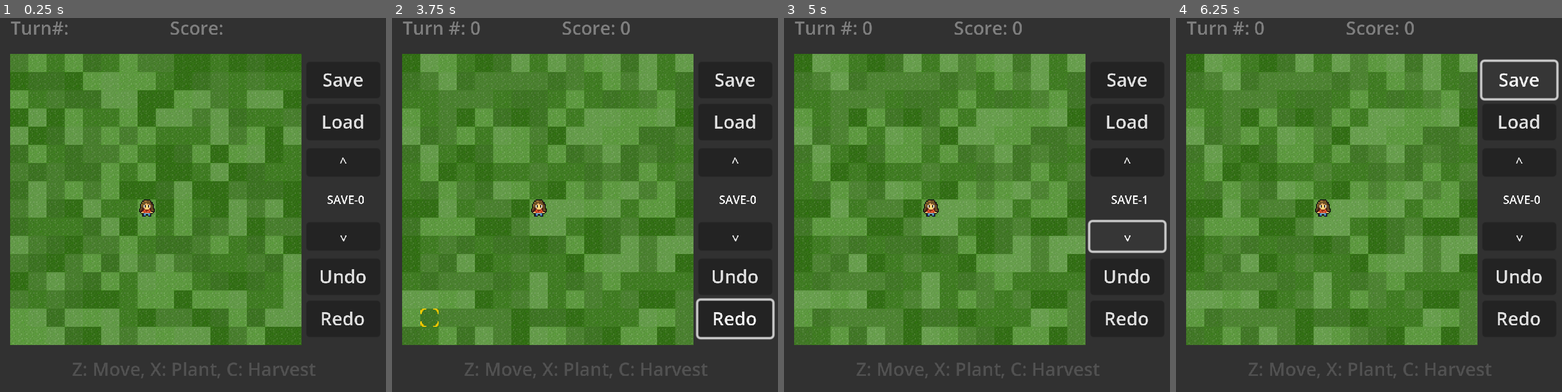
Above: before the commit, frames 1-4 (left to right).
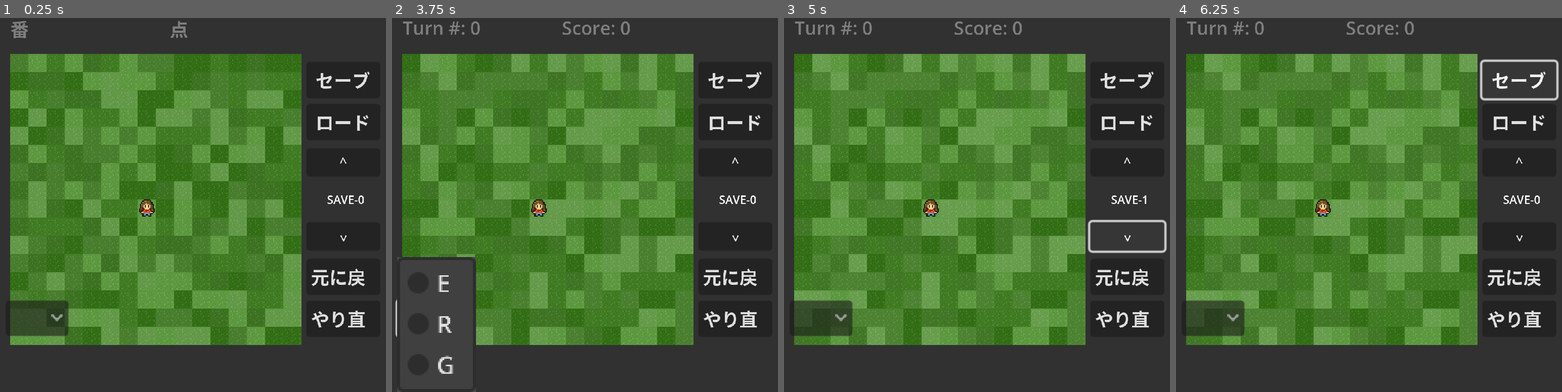
Above: after the commit, the same moments.

Repository: timpt0261/CMPM-121-F0-Proto
Game: Godot game, scene res://scene/main.tscn
The game is run twice, just before and just after one commit, with the same random seed, the same clock (stepped at 60 frames per second) and the same inputs.
Inputs (mouse positions are in pixels of both pictures, inside the frame that each line leads up to):
- Up to frame 1 (0.25 s): no input
- Up to frame 2 (3.75 s): click "Save" (after the commit: "セーブ") at 0.5 s; click "Load" (after the commit: "ロード") at 1.25 s; click "Undo" (after the commit: "元に戻す") at 2 s; click "Redo" (after the commit: "やり直し") at 2.75 s; click (430, 317) at 3.52 s
- Up to frame 3 (5 s): click "^" at 4.25 s
- Up to frame 4 (6.25 s): click "^" at 5 s; click "Save" (after the commit: "セーブ") at 5.75 s

The runs differ from the first frame. In frame 1, 3.6% of the frame differs, in the area x 2-96%, y 0-97%; in frame 2, 6.9%, in the area x 0-100%, y 14-100%; in frame 3, 3.2%; in frame 4, 3.2%.

Commit message:
Basic language init, but readability and UI not working

Diff:
--- a/langs/languages.json
+++ b/langs/languages.json
@@ -1,42 +1,42 @@
-{
-  "en": {
-    "language": "English",
-    "turn": "Turn",
-    "score": "Score",
-    "save": "Save",
-    "load": "Load",
-    "autosave": "AutoSave",
-    "undo": "Undo",
-    "redo": "Redo"
-  },
-  "es": {
-    "language": "Español",
-    "turn": "Turno",
-    "score": "Puntos",
-    "save": "Guardar",
-    "load": "Cargar",
-    "autosave": "Autoguardado",
-    "undo": "Deshacer",
-    "redo": "Rehacer"
-  },
-  "yi": {
-    "language": "יידיש",
-    "turn": "זוג",
-    "score": "פּונקט",
-    "save": "שפּעיך",
-    "load": "לאַדן",
-    "autosave": "אַווטאָסעיוו",
-    "undo": "אויסרעטן",
-    "redo": "רעטורן"
-  },
-    "jp": {
-    "language": "日本語",
-    "turn": "番",
-    "score": "点",
-    "save": "セーブ",
-    "load": "ロード",
-    "autosave": "オートセーブ",
-    "undo": "元に戻す",
-    "redo": "やり直し"
-  }
-}
+[
+	{
+		"language": "English",
+		"turn": "Turn",
+		"score": "Score",
+		"save": "Save",
+		"load": "Load",
+		"autosave": "AutoSave",
+		"undo": "Undo",
+		"redo": "Redo"
+	},
+	{
+		"language": "Español",
+		"turn": "Turno",
+		"score": "Puntos",
+		"save": "Guardar",
+		"load": "Cargar",
+		"autosave": "Autoguardado",
+		"undo": "Deshacer",
+		"redo": "Rehacer"
+	},
+	{
+		"language": "יידיש",
+		"turn": "זוג",
+		"score": "פּונקט",
+		"save": "שפּעיך",
+		"load": "לאַדן",
+		"autosave": "אַווטאָסעיוו",
+		"undo": "אויסרעטן",
+		"redo": "רעטורן",
+	},
+	{
+		"language": "日本語",
+		"turn": "番",
+		"score": "点",
+		"save": "セーブ",
+		"load": "ロード",
+		"autosave": "オートセーブ",
+		"undo": "元に戻す",
+		"redo": "やり直し",
+	}
+]
--- a/scene/main.tscn
+++ b/scene/main.tscn
@@ -191,6 +191,21 @@
 grow_vertical = 2
 text = "Redo"
 clip_text = true
+
+[node name="LanguageOptions" type="OptionButton" parent="game_state_manager/UI"]
+z_index = 20
+layout_mode = 0
+offset_left = 6.0
+offset_top = 261.0
+offset_right = 61.0
+offset_bottom = 292.0
+item_count = 3
+popup/item_0/text = "E"
+popup/item_0/id = 0
+popup/item_1/text = "R"
+popup/item_1/id = 1
+popup/item_2/text = "G"
+popup/item_2/id = 2
 
 [node name="TerrainMap" type="Node2D" parent="game_state_manager"]
 position = Vector2(10, 44)
@@ -231,9 +246,11 @@
 [node name="Labels" type="Node2D" parent="game_state_manager"]
 
 [node name="Controls" type="Label" parent="game_state_manager/Labels"]
-offset_top = 300.0
-offset_right = 344.0
-offset_bottom = 344.0
+visible = false
+offset_left = 1.0
+offset_top = 299.0
+offset_right = 345.0
+offset_bottom = 343.0
 text = "Z: Move, X: Plant, C: Harvest"
 label_settings = SubResource("LabelSettings_nhnr5")
 horizontal_alignment = 1
--- a/script/game_state_manager.gd
+++ b/script/game_state_manager.gd
@@ -15,6 +15,7 @@
 @onready var save_scroll_down: Button = $"UI/save_scroll_down"
 @onready var undo: Button = $"UI/undo"
 @onready var redo: Button = $"UI/redo"
+@onready var language_options: OptionButton = $"UI/LanguageOptions"
 
 var game_state_stacks: Array[GameStateArray] = []
 var current_snapshot_index: int = -1
@@ -37,8 +38,10 @@
 
 func _ready():
 	turn_count.new_turn_signal.connect(new_turn.bind())
-
 	bind_buttons();
+
+	language_options.select(3);
+	set_language("res://langs/languages.json")
 
 	save_to_load_index = 0
 	refresh_saves_list()
@@ -187,3 +190,21 @@
 	save_scroll_down.pressed.connect(save_scroll.bind(-1))
 	undo.pressed.connect(do_undo.bind())
 	redo.pressed.connect(do_redo.bind())
+	language_options.pressed.connect(set_language.bind())
+
+
+func init_language_options():
+	pass
+
+func set_language(file_path: String):
+
+	var file = FileAccess.open(file_path, FileAccess.READ)
+	var lang_data = JSON.parse_string(file.get_as_text())
+
+	var lang: Dictionary = lang_data[language_options.get_selected_id()];
+	save.text = lang.get("save");
+	load.text = lang.get("load");
+	score_count.text = lang.get("score");
+	turn_count.text = lang.get("turn");
+	undo.text = lang.get("undo");
+	redo.text = lang.get("redo");
--- a/script/terrain_map.gd
+++ b/script/terrain_map.gd
@@ -48,7 +48,6 @@
 	farm_grid.encode_cell(cell)
 	return true
 
-
 func harvest_at(plant_position: Vector2i) -> bool:
 	var cell = farm_grid.decode_cell(plant_position)
 	if cell.plant_type_id < 0 || cell.plant_visual_phase < 2:
@@ -65,7 +64,6 @@
 		adjacent_plants.append(cell.plant_type_id)
 	return adjacent_plants
 
-
 #+------------------------------------------------------------------------------+
 #|                                  UTILITIES                                   |
 #+------------------------------------------------------------------------------+
